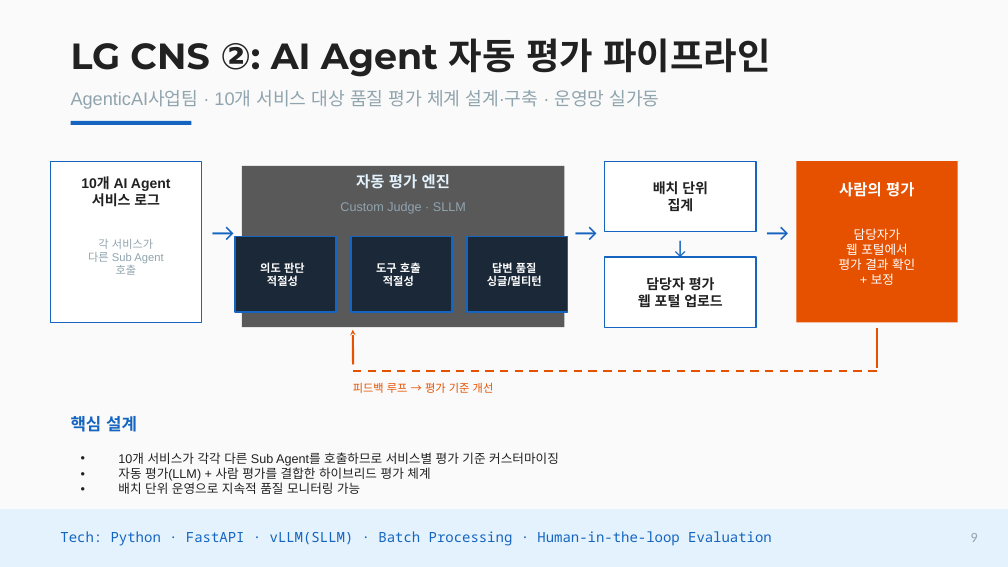
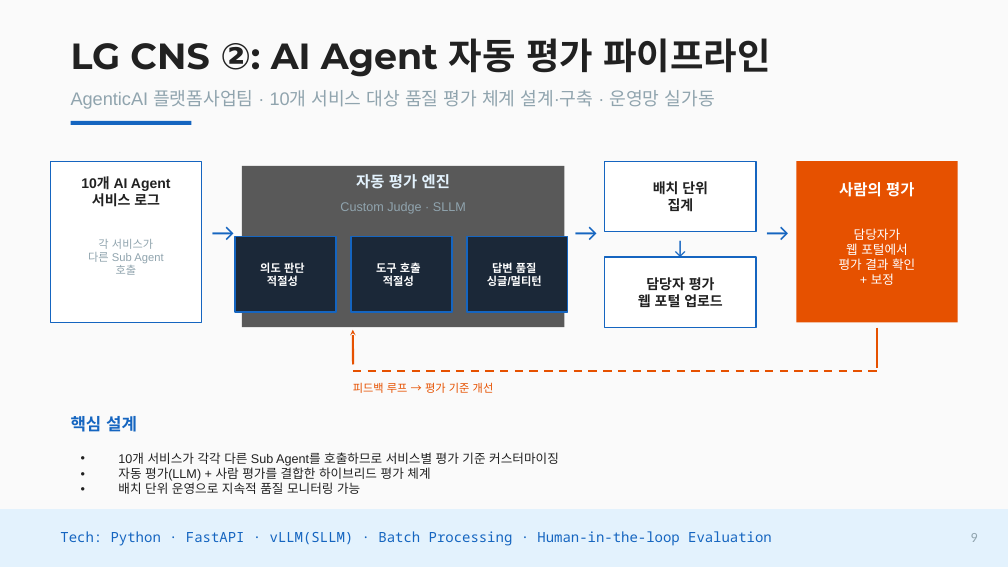
Before and after one commit to hawe66/hawe66.github.io, a slide deck: slide 9 of data/포트폴리오_조영하.pptx. Drawn at 1008x567 pixels with LibreOffice and Linux fonts; fonts in the diff are those of the drawing. Boxes give left, top, right and bottom in pixels: in the first picture for what was removed or moved away, otherwise in the second. Text is boxed around its words. In the diff, an @@ line names an element or a change of style, - is before the commit and + after.

```diff
--- a/data/포트폴리오_조영하.pptx
+++ b/data/포트폴리오_조영하.pptx
@@ text at (71, 90, 715, 109): text changed @@
-AgenticAI사업팀 · 10개 서비스 대상 품질 평가 체계 설계·구축 · 운영망 실가동
+AgenticAI 플랫폼사업팀 · 10개 서비스 대상 품질 평가 체계 설계·구축 · 운영망 실가동
```
Also in this commit, not shown: 1 other slide changed, 4 other files.
